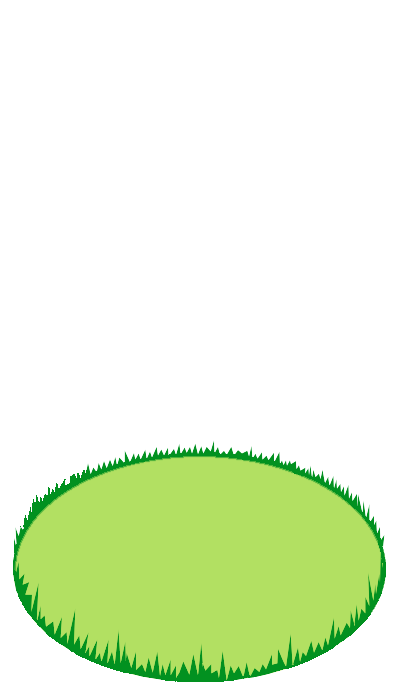
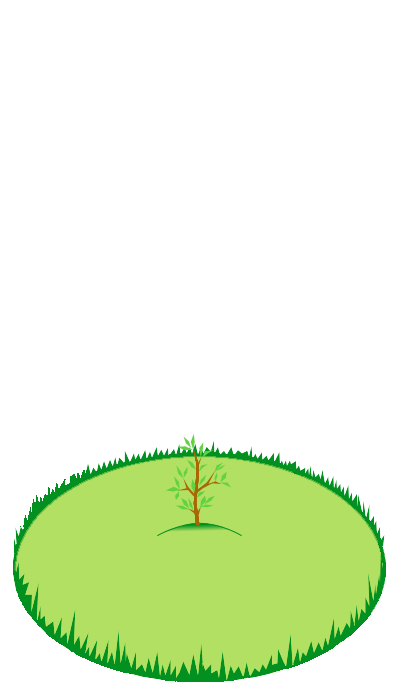
Two versions of the same layered image (400×700). Layer-by-layer changes:
added layer "дерево - 6" in group "Группа слоёв" over [157,433,242,536]
